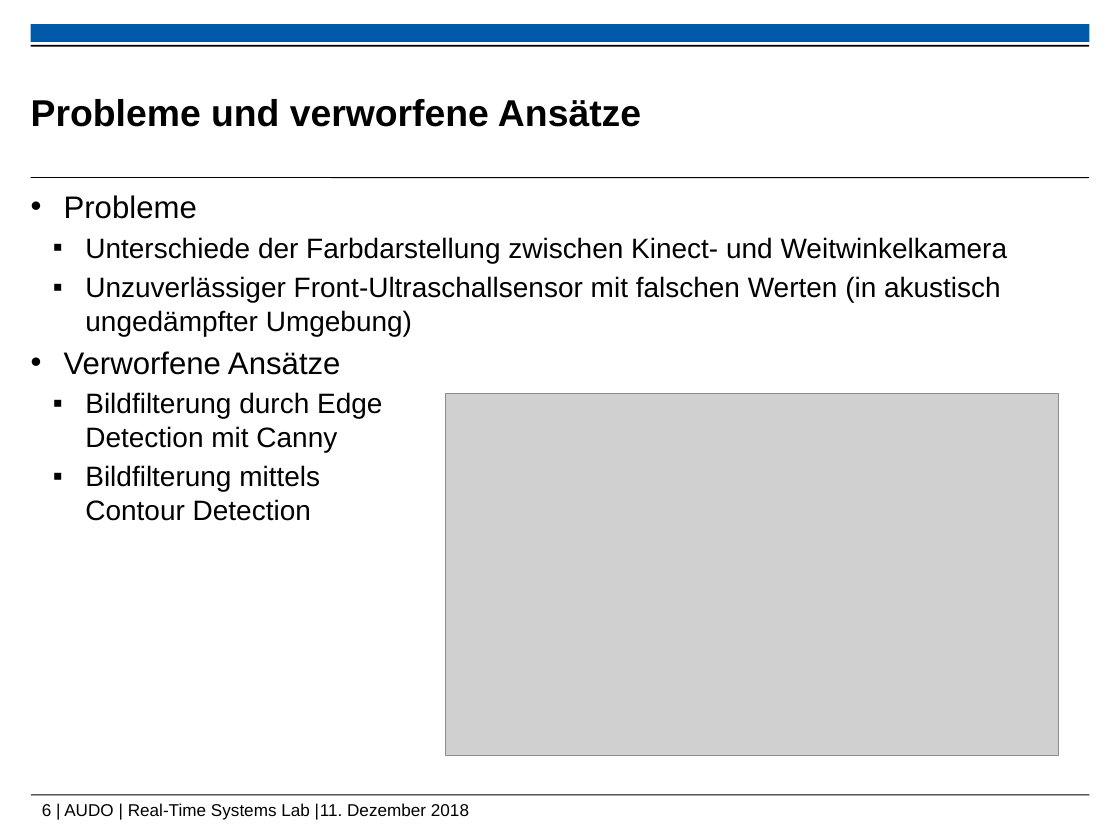
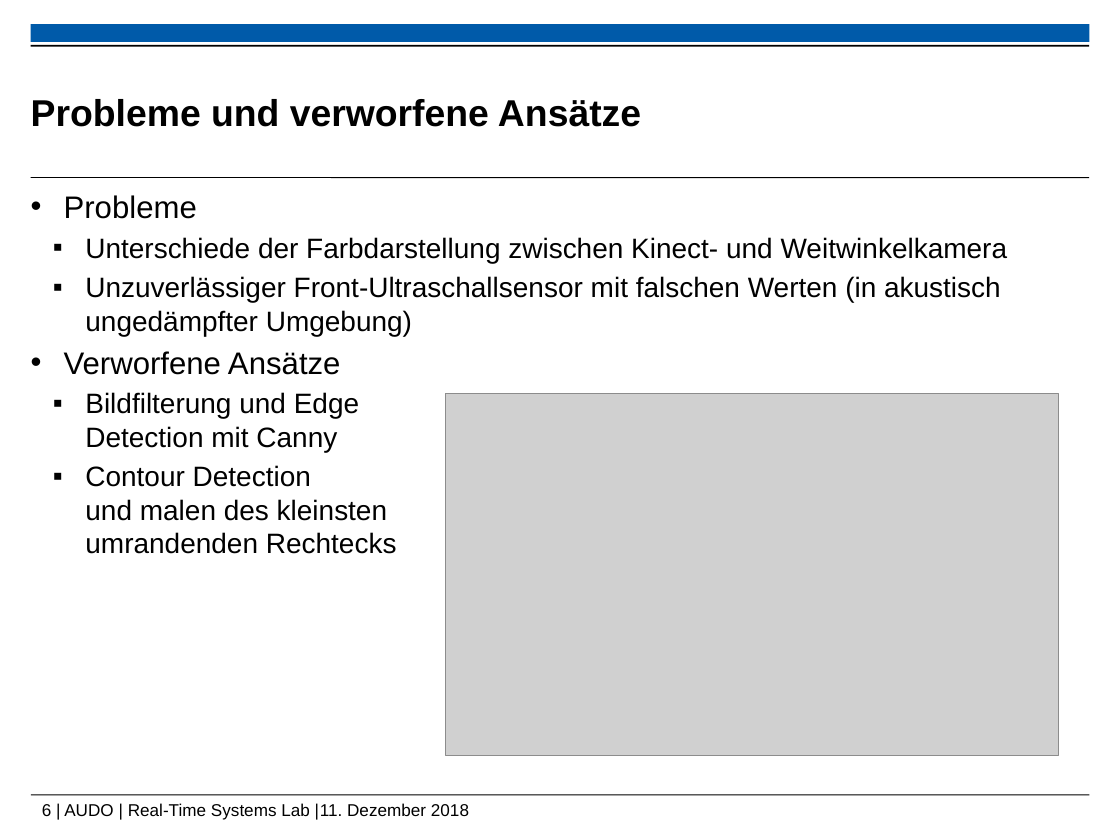
Before and after one commit to ramona3300/AUDO, a slide deck: slide 6 of Dokumente/Präsentationen/Zwischenpräsentation.pptx. Drawn at 1120x840 pixels with LibreOffice and Linux fonts; fonts in the diff are those of the drawing; grey boxes stand for pictures; background and template pictures are left out. Boxes give left, top, right and bottom in pixels: in the first picture for what was removed or moved away, otherwise in the second. Text is boxed around its words. In the diff, an @@ line names an element or a change of style, - is before the commit and + after.

Commit message:
Update

```diff
--- a/Dokumente/Präsentationen/Zwischenpräsentation.pptx
+++ b/Dokumente/Präsentationen/Zwischenpräsentation.pptx
@@ text at box(85, 392, 397, 554): text changed @@
-  ▪ Bildfilterung durch Edge
-    Detection mit Canny
-  ▪ Bildfilterung mittels
-    Contour Detection
+  ▪ Bildfilterung und Edge
+    Detection mit Canny
+  ▪ Contour Detection
+    und malen des kleinsten
+    umrandenden Rechtecks
```
Also in this commit, not shown: 2 other slides changed.
